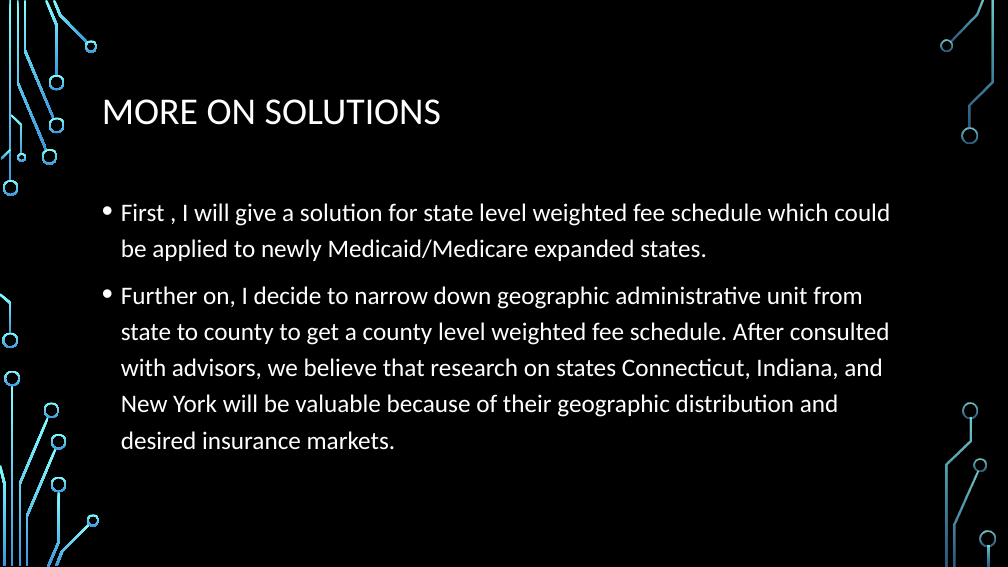
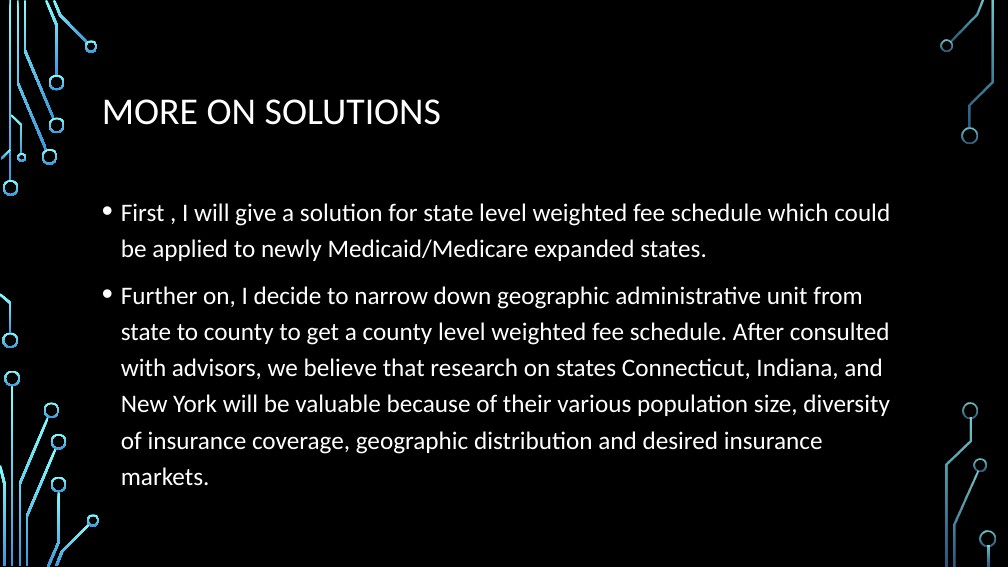
Before and after one commit to dev-hyang/data_analysis_medicaid, a slide deck: slide 4 of Presentation_v1.0.pptx. Drawn at 1008x567 pixels with LibreOffice and Linux fonts; fonts in the diff are those of the drawing; background and template pictures are left out. Boxes give left, top, right and bottom in pixels: in the first picture for what was removed or moved away, otherwise in the second. Text is boxed around its words. In the diff, an @@ line names an element or a change of style, - is before the commit and + after.

```diff
--- a/Presentation_v1.0.pptx
+++ b/Presentation_v1.0.pptx
@@ text at (121,286,890,485): text changed @@
-• Further on, I decide to narrow down geographic administrative unit from state to county to get a county level weighted fee schedule. After consulted with advisors, we believe that research on states Connecticut, Indiana, and New York will be valuable because of their geographic distribution and desired insurance markets.
+• Further on, I decide to narrow down geographic administrative unit from state to county to get a county level weighted fee schedule. After consulted with advisors, we believe that research on states Connecticut, Indiana, and New York will be valuable because of their various population size, diversity of insurance coverage, geographic distribution and desired insurance markets.
```
Also in this commit, not shown: 1 slide added, 1 other file.
